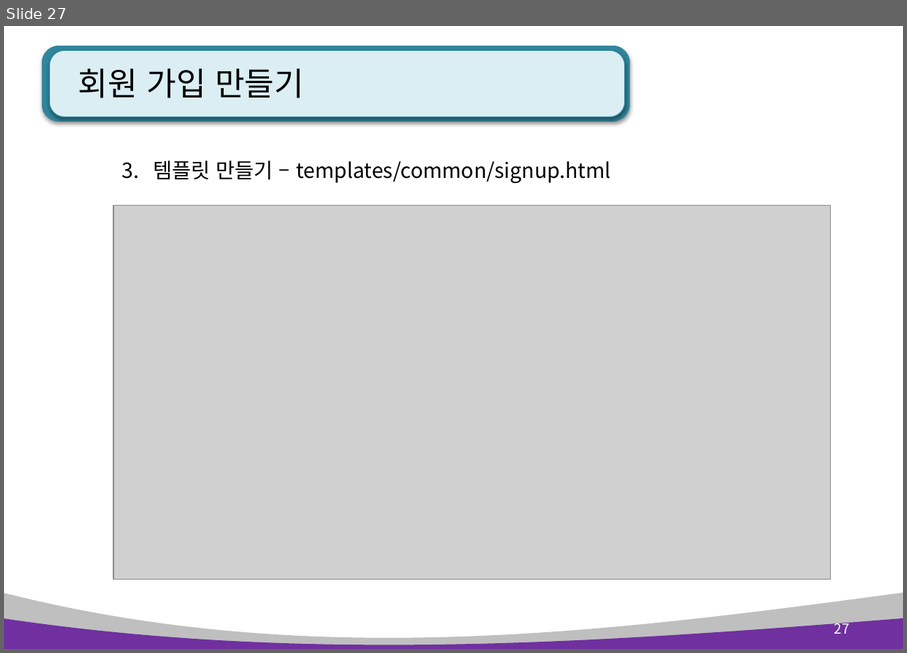
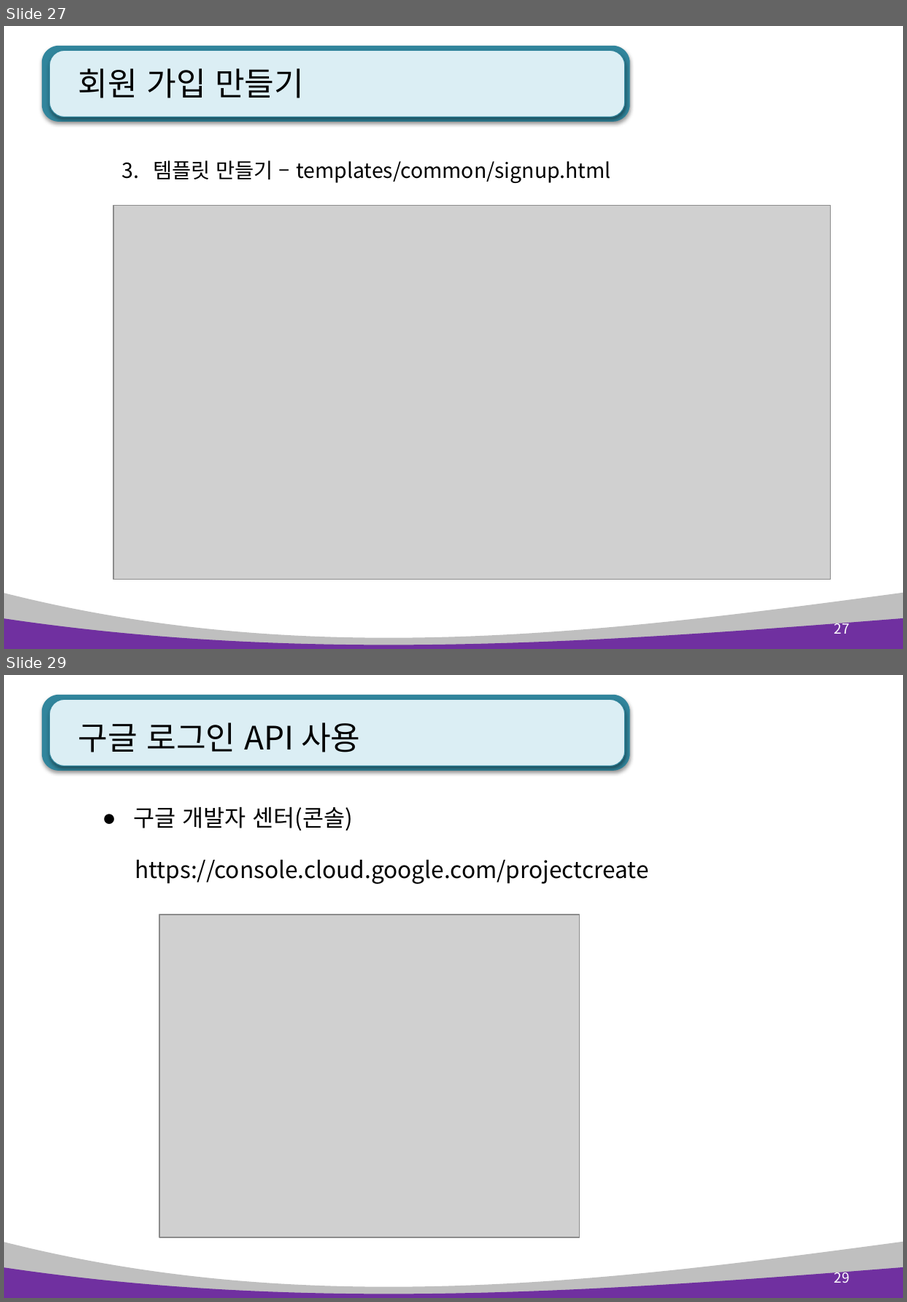
Before and after one commit to kiyongee2/green_project_web, a slide deck: django_ppt/blog_ppt/3장. blog 회원 관리.pptx. Shown one above the other, each under a label of ours: slide 27 before the commit, slides 27 and 29 after it; the slides between them are not shown. The pictures are 907x653 and 907x1302 pixels, drawn with LibreOffice and Linux fonts; fonts in the diff are those of the drawing; grey boxes stand for pictures. Boxes give left, top, right and bottom in pixels: in the first picture for what was removed or moved away, otherwise in the second. Text is boxed around its words. In the diff, an @@ line names an element or a change of style, - is before the commit and + after.

```diff
--- a/django_ppt/blog_ppt/3장. blog 회원 관리.pptx
+++ b/django_ppt/blog_ppt/3장. blog 회원 관리.pptx
@@ slide 29 added at (x1=4, y1=675, x2=903, y2=1298), background #FFFFFF; not listed: 4 template elements that a slide beside it also shows @@
@@ title added at (x1=78, y1=722, x2=360, y2=752), 28 pt, text #000000 @@
+구글 로그인 API 사용
@@ text added at (x1=133, y1=807, x2=353, y2=830), 20 pt, text #000000 @@
+● 구글 개발자 센터(콘솔)
@@ text added at (x1=135, y1=860, x2=649, y2=884), 20 pt, text #000000 @@
+https://console.cloud.google.com/projectcreate
@@ picture added at (x1=159, y1=914, x2=579, y2=1237) @@
@@ page number added at (x1=835, y1=1268, x2=850, y2=1282), 12 pt, text #FFFFFF @@
+29
```
Also in this commit, not shown: 12 other slides added, 1 slide removed, 4 other files.
